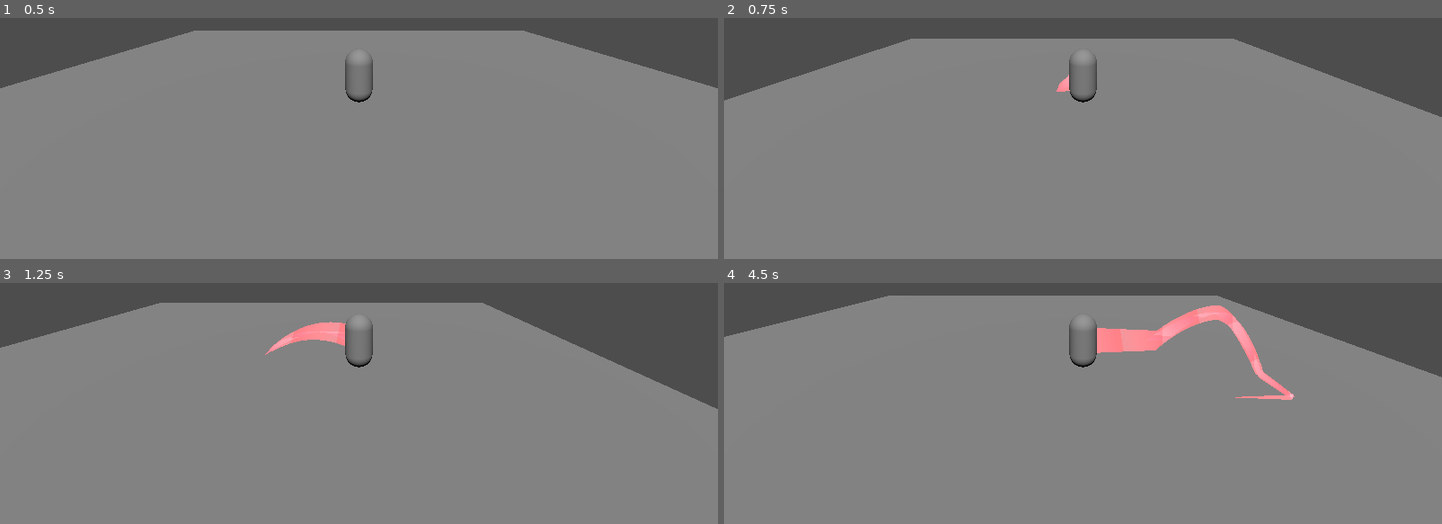
Above: before the commit, frames 1-4 (two rows, left to right).
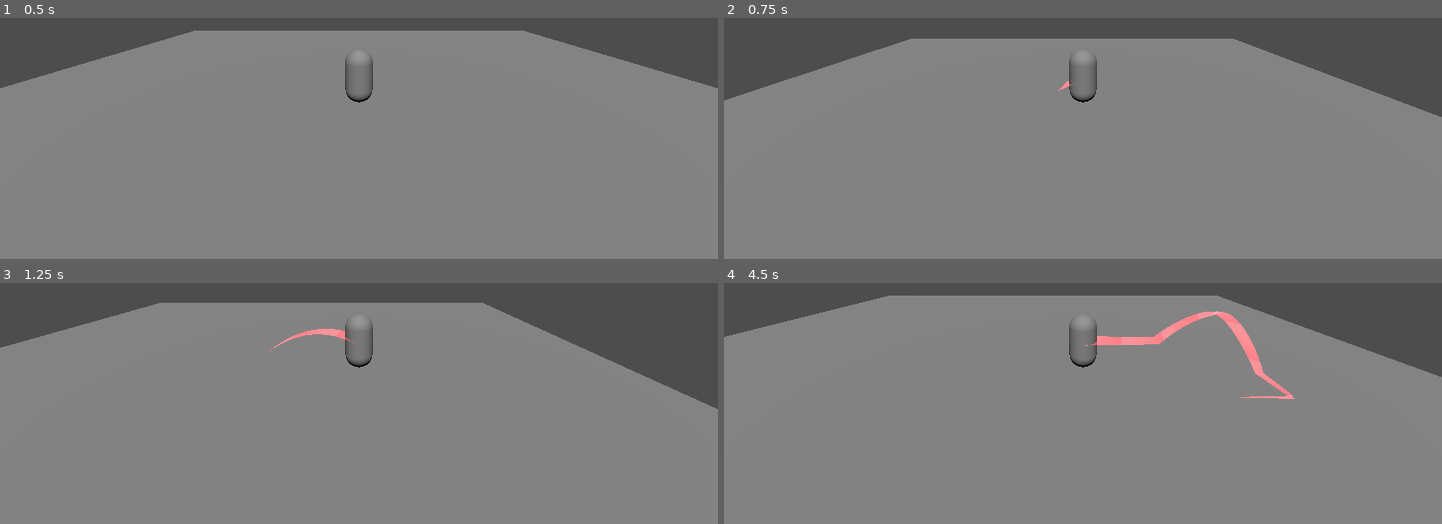
Above: after the commit, the same moments.

Repository: metanoia83/Godot-4.0-Motion-Trail
Game: Godot game, scene res://MainScene.tscn
Two runs of this game, one before a commit and one after it. Both use one fixed random seed, a clock stepped at 60 frames per second and the inputs below.
Inputs:
- Up to frame 1 (0.5 s): no input
- Up to frame 2 (0.75 s): tap Enter (ui_accept) at 0.5 s; hold Right (ui_right) from 0.53 s (still down)
- Up to frame 3 (1.25 s): keep holding Right (ui_right); tap Enter (ui_accept) at 0.77 s
- Up to frame 4 (4.5 s): release Right (ui_right) at 1.28 s; hold Down (ui_down) 1.28-2.03 s; tap Enter (ui_accept) at 1.52, 3.02, 3.77 s; hold Right (ui_right) 2.03-2.78 s; hold Up (ui_up) 2.78-3.53 s; hold Left (ui_left) from 3.53 s (still down)

Frame 1 is identical in both runs. In frame 2, less than 0.1% of the frame differs, in the area x 46-49%, y 23-31%; in frame 3, 0.5%; in frame 4, 1.0%, in the area x 50-80%, y 9-49%.

Commit message:
Fix Rotation problem (No Need Two Trail)
Trail can operate on a single axis since it is not given a rotation depending on the direction it goes. The same trail objects are added for two axes and this leads to performance losses. To solve this, I added a code that changes the rotation of the trail according to direction.

Diff:
--- a/MainScene.tscn
+++ b/MainScene.tscn
@@ -47,15 +47,6 @@
 lifespan = 2.0
 startColor = Color(1, 0.380392, 0.34902, 1)
 
-[node name="Trail3D2" type="MeshInstance3D" parent="CharacterBody3D"]
-transform = Transform3D(-4.37114e-08, -1, 0, 1, -4.37114e-08, 0, 0, 0, 1, 0, 0, 0)
-material_override = SubResource("StandardMaterial3D_hftvf")
-cast_shadow = 0
-skeleton = NodePath("../..")
-script = ExtResource("2_n6xy7")
-lifespan = 2.0
-startColor = Color(1, 0.380392, 0.34902, 1)
-
 [node name="Camera3D" type="Camera3D" parent="CharacterBody3D"]
 transform = Transform3D(1, 0, 0, 0, 0.961579, 0.27453, 0, -0.27453, 0.961579, 0, 3.27054, 9.00701)
 
--- a/Trail3D.gd
+++ b/Trail3D.gd
@@ -72,6 +72,10 @@
 	mesh.surface_end()
 
 func appendPoint():
+	var direction = get_global_transform().origin - oldPos
+	direction = direction.normalized()
+	rotation.y = atan2(direction.x, direction.z)
+
 	points.append(get_global_transform().origin)
 	widths.append([
 		get_global_transform().basis.x * fromWidth,
